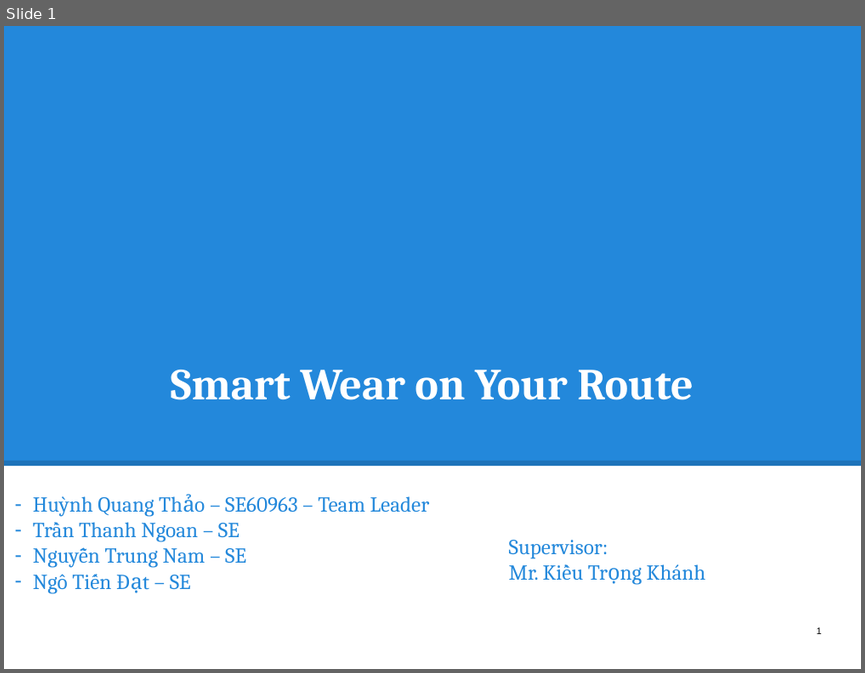
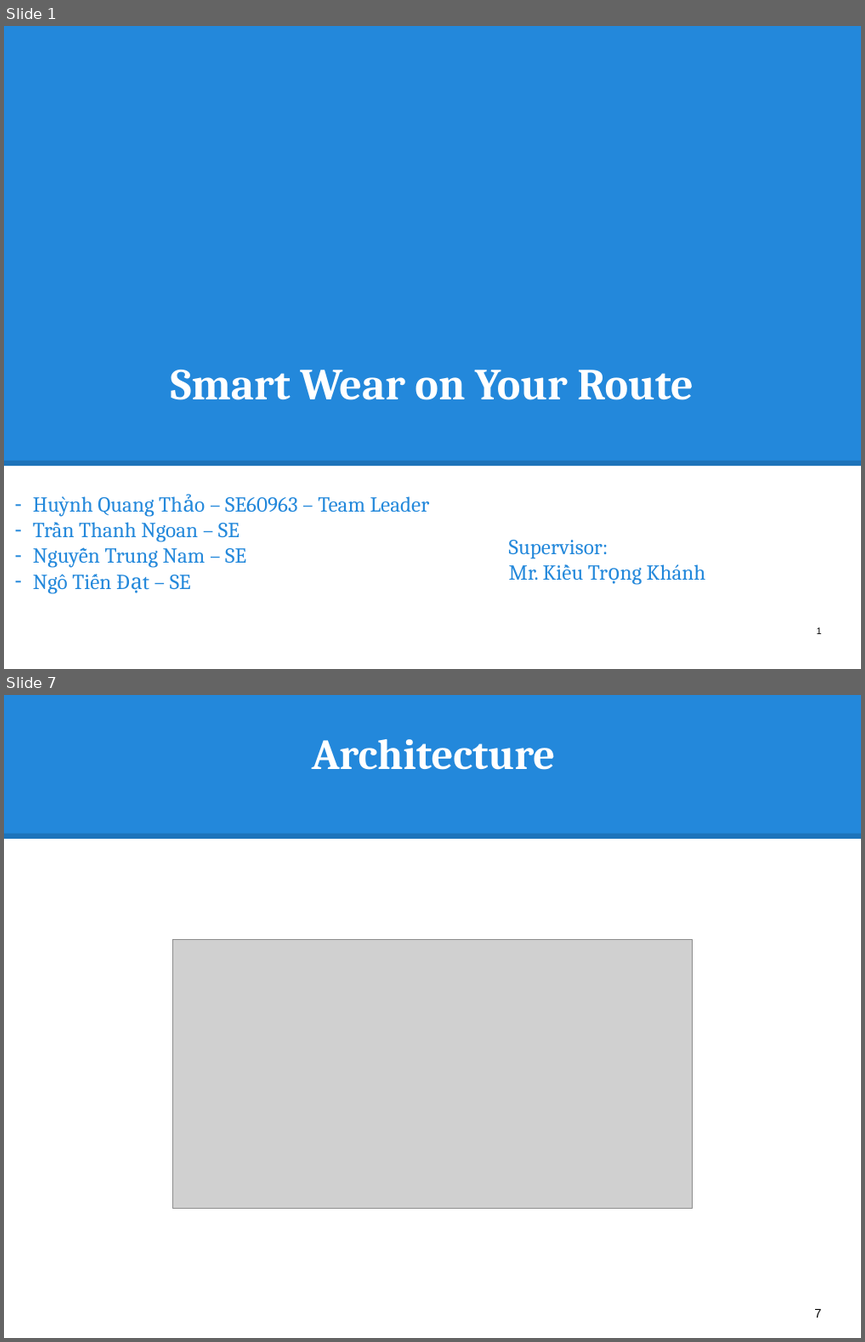
Before and after one commit to hqt/street-router, a slide deck: Document/presentation/full presentation.pptx. Shown one above the other, each under a label of ours: slide 1 before the commit, slides 1 and 7 after it; the slides between them are not shown. The pictures are 865x673 and 865x1342 pixels, drawn with LibreOffice and Linux fonts; fonts in the diff are those of the drawing; grey boxes stand for pictures. Boxes give left, top, right and bottom in pixels: in the first picture for what was removed or moved away, otherwise in the second. Text is boxed around its words. In the diff, an @@ line names an element or a change of style, - is before the commit and + after.

```diff
--- a/Document/presentation/full presentation.pptx
+++ b/Document/presentation/full presentation.pptx
@@ slide 7 added at (x1=4, y1=695, x2=861, y2=1338), background #FFFFFF @@
@@ rectangle added at (x1=4, y1=695, x2=861, y2=839), fill #2388DB @@
@@ title added at (x1=312, y1=739, x2=555, y2=770), 36 pt, text #FFFFFF, bold @@
+Architecture
@@ line added from (4, 835) to (861, 835), #000000 4.5 pt @@
@@ picture added at (x1=173, y1=940, x2=692, y2=1208) @@
@@ page number added at (x1=814, y1=1309, x2=821, y2=1317), 10.5 pt, text #000000 @@
+7
```
Also in this commit, not shown: 80 other slides added, 3 other files.
